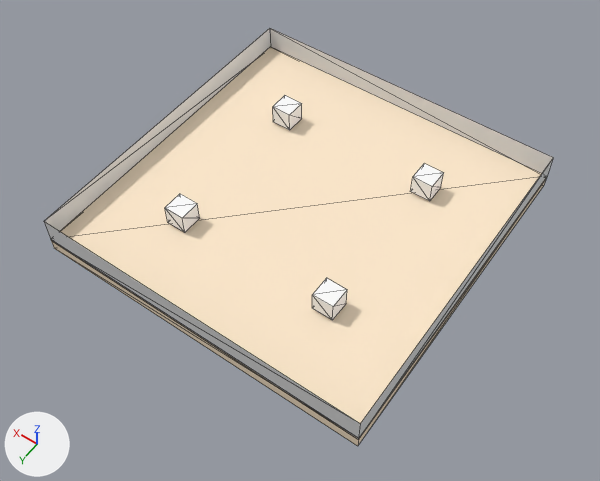
Two versions of the glTF model src/assets/levels/testLevel.glb, one commit apart.
Camera for both pictures: a 50 mm camera at (-250.0, 359.0, 525.0) aimed at (-10.0, 23.0, -3.0). Arrows for +X, +Y and +Z are at lower left; the lights stay in place. Mesh edges are drawn as thin lines. Where no turn or scale is listed for an object, it has been applied to the vertices. Vertices at the same position are counted once.

In view in the first picture: 'Ground', 'UndestructibleBlock', 'UndestructibleBlock.001', 'UndestructibleBlock.002', 'UndestructibleBlock.003', 'Walls'.
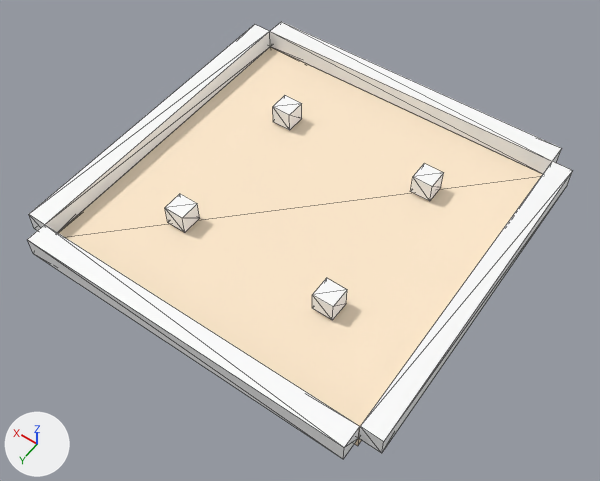
Where the newer file only moved an object's origin or applied its transform, the numbers keep the older frame.

Patch to the scene script:
```diff
--- a/src/assets/levels/testLevel.glb.py
+++ b/src/assets/levels/testLevel.glb.py
@@ me_plane_001 @@
 # used by ob_walls; location = (0.0, 0.0, 10.0)
-me_plane_001.from_pydata(...)  # 8 vertices, 10 faces; spans x -144.0..144.0, y -144.0..144.0, z -1.0..22.0
+me_plane_001.from_pydata(...)  # 8 vertices, 12 faces; spans x -162.0..-144.0, y -144.0..144.0, z 1.0..19.0
+# me_plane_001 part 1: the whole mesh is rebuilt
+me_plane_001.materials.append(mat_undesmaterial)  # white #ffffff
@@ me_cube_009 @@
+me_cube_009.from_pydata(...)  # a box spanning x -144.0..144.0, y -9.0..9.0, z -9.0..9.0
+me_cube_009.materials.append(mat_undesmaterial)  # white #ffffff
@@ me_cube_007 @@
+me_cube_007.from_pydata(...)  # a box spanning x -9.0..9.0, y -144.0..144.0, z -9.0..9.0
+me_cube_007.materials.append(mat_undesmaterial)  # white #ffffff
@@ ob_walls_003 @@
+ob_walls_003 = bpy.data.objects.new('Walls.003', me_cube_009)
+ob_walls_003.location = (0.0, -153.0, 19.5)
@@ ob_walls_002 @@
+ob_walls_002 = bpy.data.objects.new('Walls.002', me_cube_009.copy())
+ob_walls_002.location = (0.3, 153.0, 19.5)
@@ ob_walls_001 @@
+ob_walls_001 = bpy.data.objects.new('Walls.001', me_cube_007)
+ob_walls_001.location = (153.0, 0.0, 19.5)
```

Location of each change, [x1, y1, x2, y2] in pixels of the pictures (600 x 481 px):
'Walls', reshaped (58% narrower, 29% shorter): before [44, 28, 553, 439]; after [359, 161, 573, 453]
'Walls.002', added: after [27, 225, 360, 459]
'Walls.003', added: after [270, 22, 562, 174]
'Walls.001', added: after [29, 24, 270, 233]
